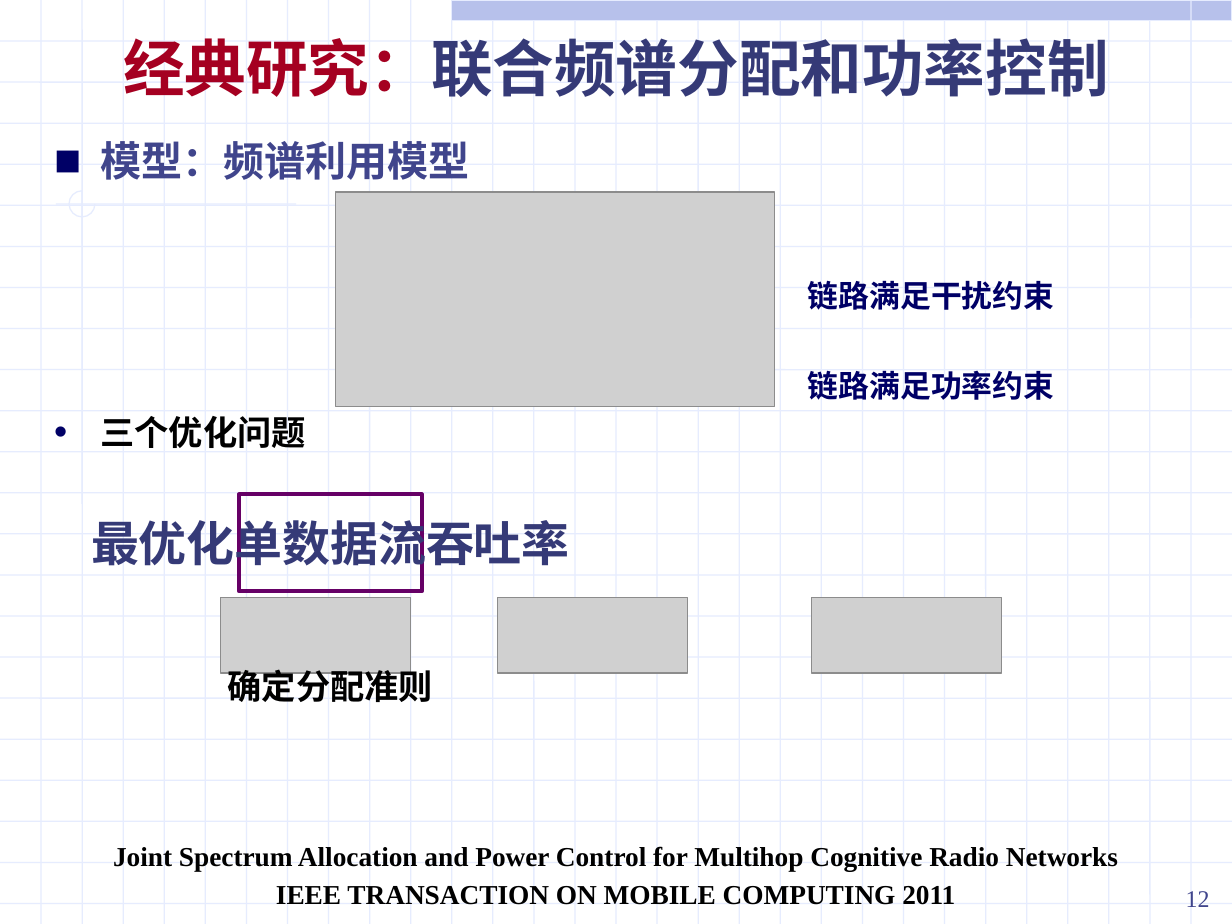
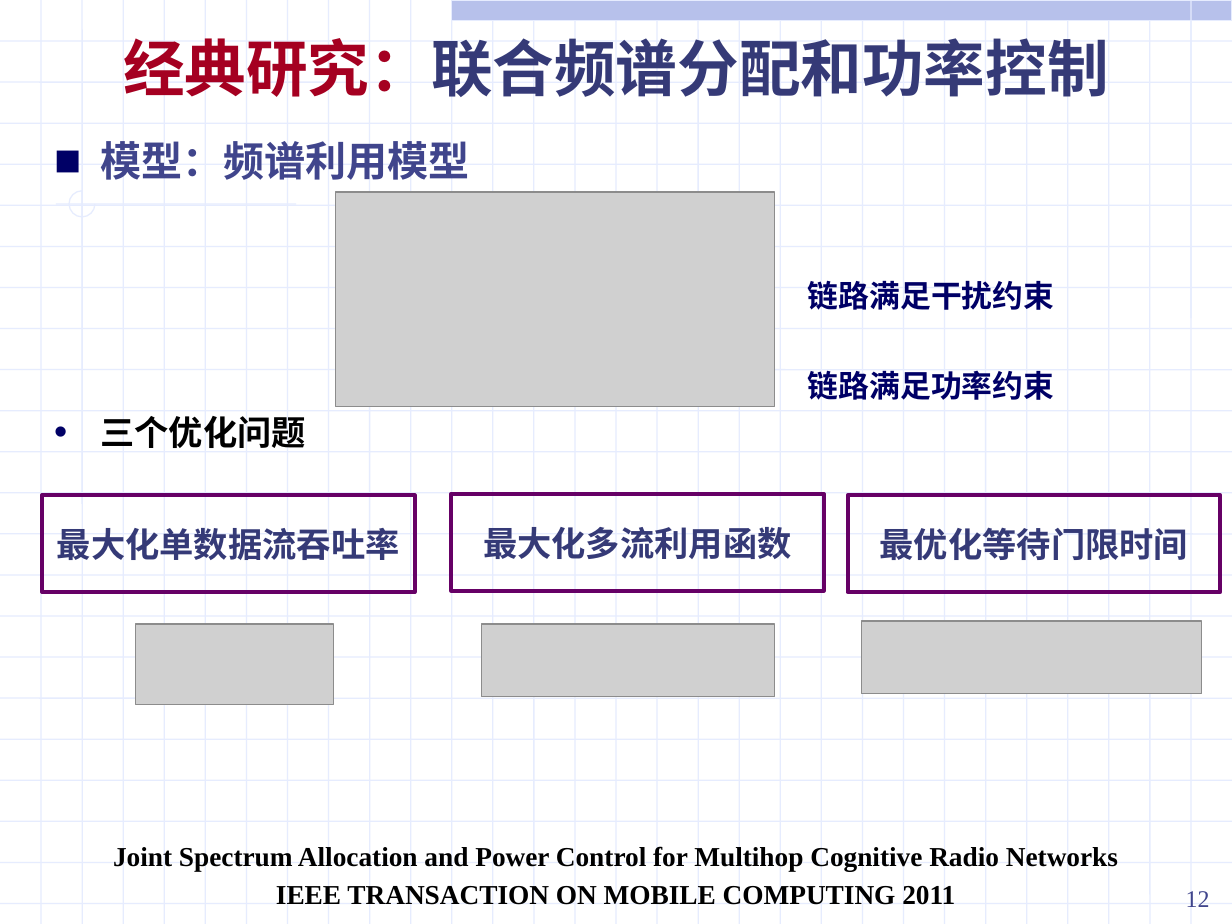
Before and after one commit to ssheroes/hello-world, a slide deck: slide 12 of 战术网频谱共享调研 (2).pptx. Drawn at 1232x924 pixels with LibreOffice and Linux fonts; fonts in the diff are those of the drawing; grey boxes stand for pictures. Boxes give left, top, right and bottom in pixels: in the first picture for what was removed or moved away, otherwise in the second. Text is boxed around its words. In the diff, an @@ line names an element or a change of style, - is before the commit and + after.

Commit message:
a little
a little

```diff
--- a/战术网频谱共享调研 (2).pptx
+++ b/战术网频谱共享调研 (2).pptx
@@ rectangle "最大化单数据流吞吐率": place and size @@
-rectangle "最大化单数据流吞吐率" at [239,494,421,591]
+rectangle "最大化单数据流吞吐率" at [42,495,415,593]
@@ rectangle added at [451,494,824,591], outline #660066 2.25 pt, 20 pt, text #353A77, bold @@
+最大化多流利用函数
@@ rectangle added at [848,495,1221,593], outline #660066 2.25 pt, 20 pt, text #353A77, bold @@
+最优化等待门限时间
@@ text in rectangle at [57,528,400,560]: text changed; size 28 to 20 pt @@
-最优化单数据流吞吐率
+最大化单数据流吞吐率
@@ picture removed at [811,598,1002,673] @@
@@ picture: place and size @@
-picture at [221,598,411,673]
+picture at [136,625,334,705]
@@ picture: place and size @@
-picture at [498,598,689,673]
+picture at [482,625,775,697]
@@ picture added at [861,621,1202,694] @@
@@ text removed at [227,664,433,708] @@
-确定分配准则
```
Also in this commit, not shown: 2 other slides changed, 1 slide added.
